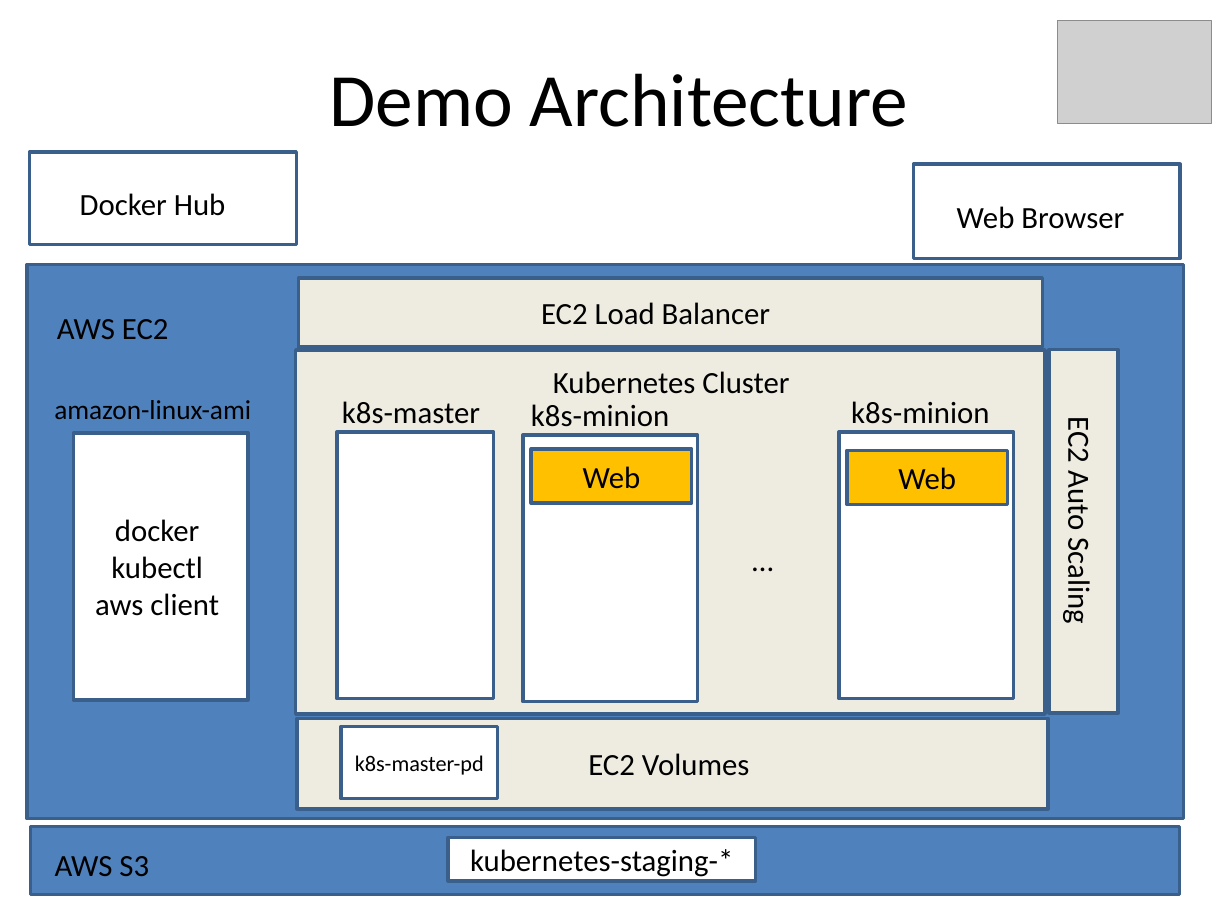
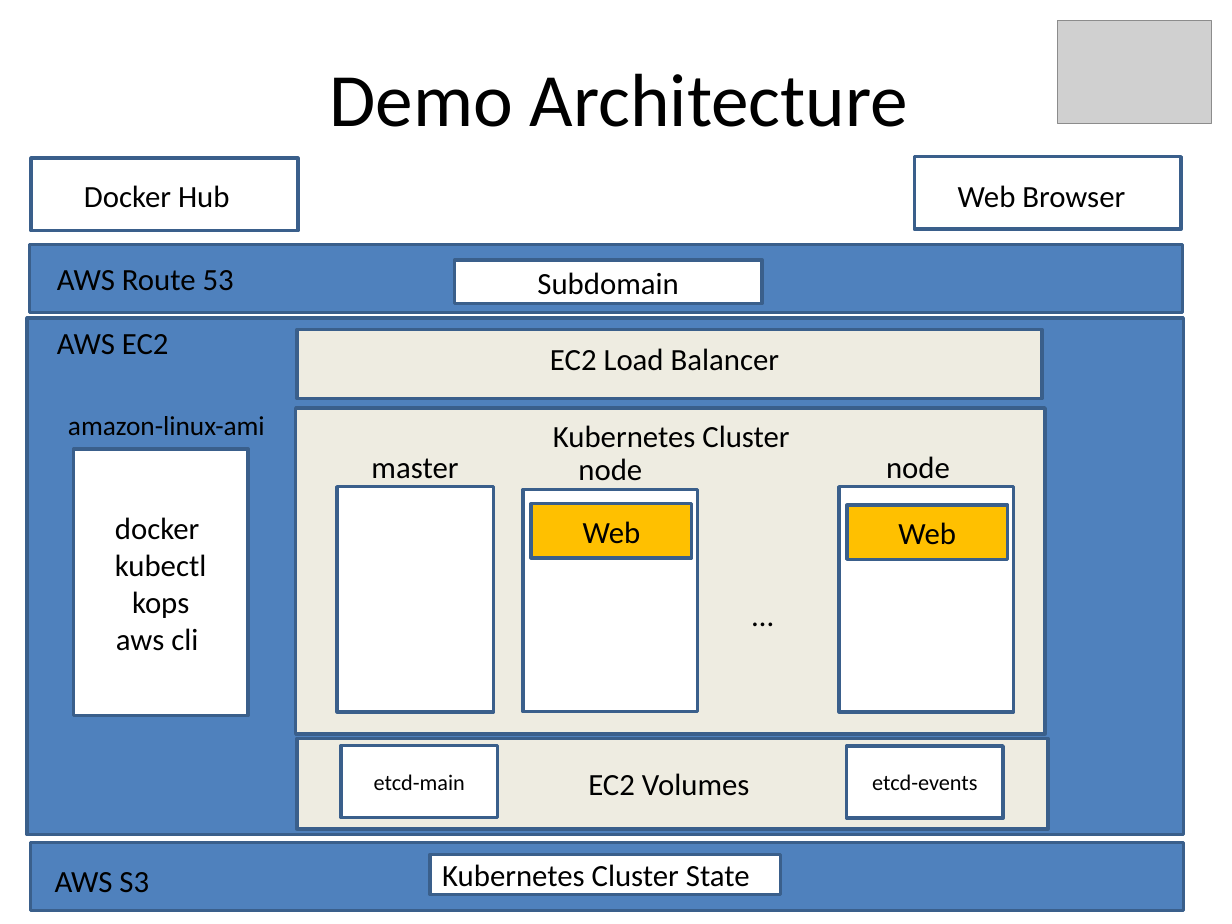
Before and after one commit to kskalvar/kubernetes-aws, a slide deck: slide 5 of docs/Kubernetes-on-AWS-QuickStart.pptx. Drawn at 1232x924 pixels with LibreOffice and Linux fonts; fonts in the diff are those of the drawing; grey boxes stand for pictures. Boxes give left, top, right and bottom in pixels: in the first picture for what was removed or moved away, otherwise in the second. Text is boxed around its words. In the diff, an @@ line names an element or a change of style, - is before the commit and + after.

Commit message:
Upgraded to use Kubernetes 1.7.6 using Kops

```diff
--- a/docs/Kubernetes-on-AWS-QuickStart.pptx
+++ b/docs/Kubernetes-on-AWS-QuickStart.pptx
@@ rectangle: place and size @@
-rectangle at [30,153,297,245]
+rectangle at [31,158,298,230]
@@ text "Docker Hub": place and size @@
-text "Docker Hub" at [80,193,225,216]
+text "Docker Hub" at [84,185,229,208]
@@ rectangle: place and size @@
-rectangle at [912,164,1180,258]
+rectangle at [914,156,1181,229]
@@ text "Web Browser": place and size @@
-text "Web Browser" at [957,206,1124,229]
+text "Web Browser" at [958,185,1125,208]
@@ rectangle added at [30,244,1183,312], fill #4F81BD, outline #3A5F8C 2 pt @@
@@ rectangle added at [455,260,763,303], fill #FFFFFF, outline #3A5F8C 2 pt, 18 pt, text #000000 @@
+Subdomain
@@ text added at [57,270,234,290], 18 pt, text #000000 @@
+AWS Route 53
@@ rectangle: place and size @@
-rectangle at [27,265,1184,819]
+rectangle at [27,318,1184,834]
@@ rectangle: place and size @@
-rectangle at [298,278,1042,347]
+rectangle at [297,329,1042,398]
@@ text "EC2 Load Balancer": place and size @@
-text "EC2 Load Balancer" at [541,302,771,325]
+text "EC2 Load Balancer" at [550,348,780,371]
@@ rectangle removed at [1049,349,1118,713] @@
@@ text "amazon-linux-ami": place and size @@
-text "amazon-linux-ami" at [54,400,251,419]
+text "amazon-linux-ami" at [68,416,265,435]
@@ rectangle: place and size @@
-rectangle at [296,350,1045,715]
+rectangle at [296,408,1045,734]
@@ 2 texts, 1 rectangle: place and size @@
-2 texts, 1 rectangle at [55,319,249,876]
+2 texts, 1 rectangle at [55,334,249,892]
@@ text removed at [1060,421,1098,621] @@
-EC2 Auto Scaling
@@ text at [371,458,458,486]: text changed @@
-k8s-master
+master
@@ text at [578,458,642,489]: text changed @@
-k8s-minion
+node
@@ text at [886,456,950,486]: text changed @@
-k8s-minion
+node
@@ rectangle: place and size @@
-rectangle at [338,432,494,700]
+rectangle at [338,487,494,712]
@@ rectangle: place and size @@
-rectangle at [524,435,699,702]
+rectangle at [524,489,699,711]
@@ rectangle: place and size @@
-rectangle at [839,432,1014,700]
+rectangle at [839,487,1014,712]
@@ text in rectangle at [116,591,198,651]: text changed @@
-aws client
+kops
+aws cli
@@ 2 rectangles, 2 texts: place and size @@
-2 rectangles, 2 texts at [531,371,1007,584]
+2 rectangles, 2 texts at [531,425,1007,639]
@@ rectangle "EC2 Volumes": place and size @@
-rectangle "EC2 Volumes" at [297,718,1048,809]
+rectangle "EC2 Volumes" at [297,738,1048,829]
@@ rectangle "etcd-main": place and size @@
-rectangle "etcd-main" at [341,727,498,800]
+rectangle "etcd-main" at [341,745,498,818]
@@ rectangle added at [846,745,1003,818], fill #FFFFFF, outline #3A5F8C 2 pt, 13 pt, text #000000 @@
+etcd-events
@@ text in rectangle at [374,774,465,790]: text changed @@
-k8s-master-pd
+etcd-main
@@ rectangle: place and size @@
-rectangle at [31,827,1180,894]
+rectangle at [31,843,1184,910]
@@ rectangle "Kubernetes Cluster State": place and size @@
-rectangle "Kubernetes Cluster State" at [448,838,756,881]
+rectangle "Kubernetes Cluster State" at [430,854,780,894]
@@ text in rectangle at [442,864,750,894]: text changed @@
-kubernetes-staging-*
+Kubernetes Cluster State
```
Also in this commit, not shown: 1 other slide changed, 1 slide removed, 5 other files.
